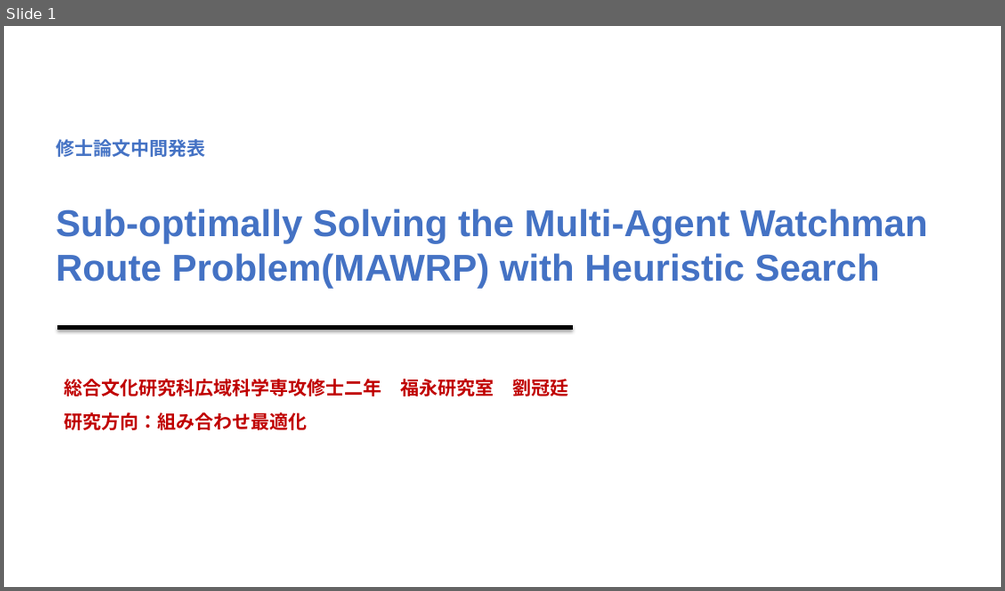
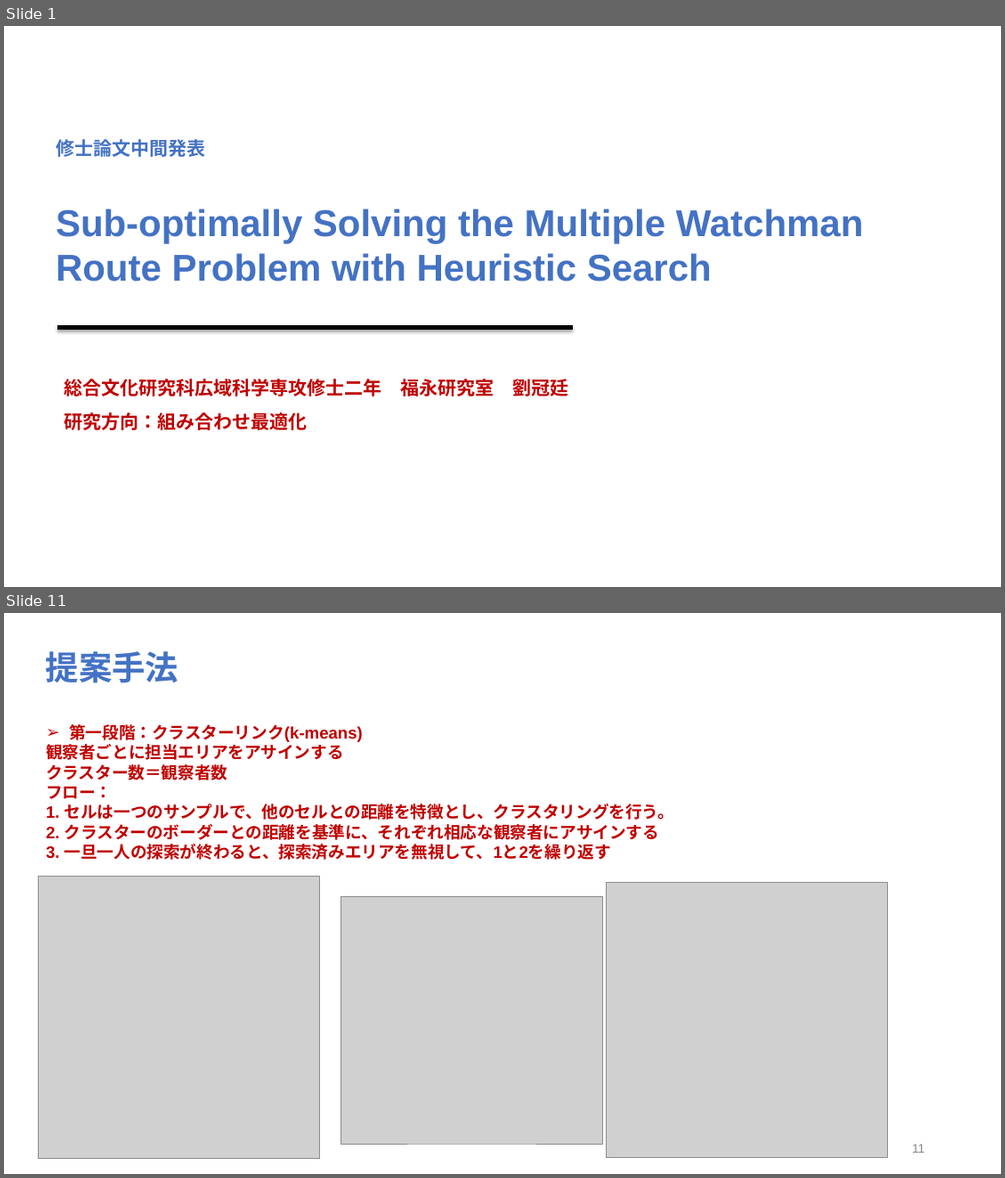
Before and after one commit to lgt494371725/Research, a slide deck: 31216835_LIUGuanting.pptx. Shown one above the other, each under a label of ours: slide 1 before the commit, slides 1 and 11 after it; the slides between them are not shown. The pictures are 1005x591 and 1005x1178 pixels, drawn with LibreOffice and Linux fonts; fonts in the diff are those of the drawing; grey boxes stand for pictures. Boxes give left, top, right and bottom in pixels: in the first picture for what was removed or moved away, otherwise in the second. Text is boxed around its words. In the diff, an @@ line names an element or a change of style, - is before the commit and + after.

Commit message:
multi-agent visualization complete

```diff
--- a/31216835_LIUGuanting.pptx
+++ b/31216835_LIUGuanting.pptx
@@ slide 11 added at bbox=[4, 613, 1001, 1174], background #FFFFFF @@
@@ text added at bbox=[46, 651, 178, 683], 32 pt, text #4472C4, bold @@
+提案手法
@@ text added at bbox=[46, 724, 674, 860], 16 pt, text #C00000, bold @@
+  ➢ 第一段階：クラスターリンク(k-means)
+  観察者ごとに担当エリアをアサインする
+  クラスター数＝観察者数
+  フロー：
+  1. セルは一つのサンプルで、他のセルとの距離を特徴とし、クラスタリングを行う。
+  2. クラスターのボーダーとの距離を基準に、それぞれ相応な観察者にアサインする
+  3. 一旦一人の探索が終わると、探索済みエリアを無視して、1と2を繰り返す
@@ picture added at bbox=[39, 876, 320, 1159] @@
@@ picture added at bbox=[341, 896, 603, 1143] @@
@@ picture added at bbox=[606, 882, 888, 1158] @@
@@ page number added at bbox=[912, 1143, 924, 1152], 12 pt, text #888888 @@
+11
@@ slide 1 changed as well @@
@@ text at bbox=[56, 208, 864, 281]: text changed @@
-Sub-optimally Solving the Multi-Agent Watchman Route Problem(MAWRP) with Heuristic Search
+Sub-optimally Solving the Multiple Watchman Route Problem with Heuristic Search
```
Also in this commit, not shown: 1 other slide changed, 11 other slides added, 1 slide removed, 6 other files.
